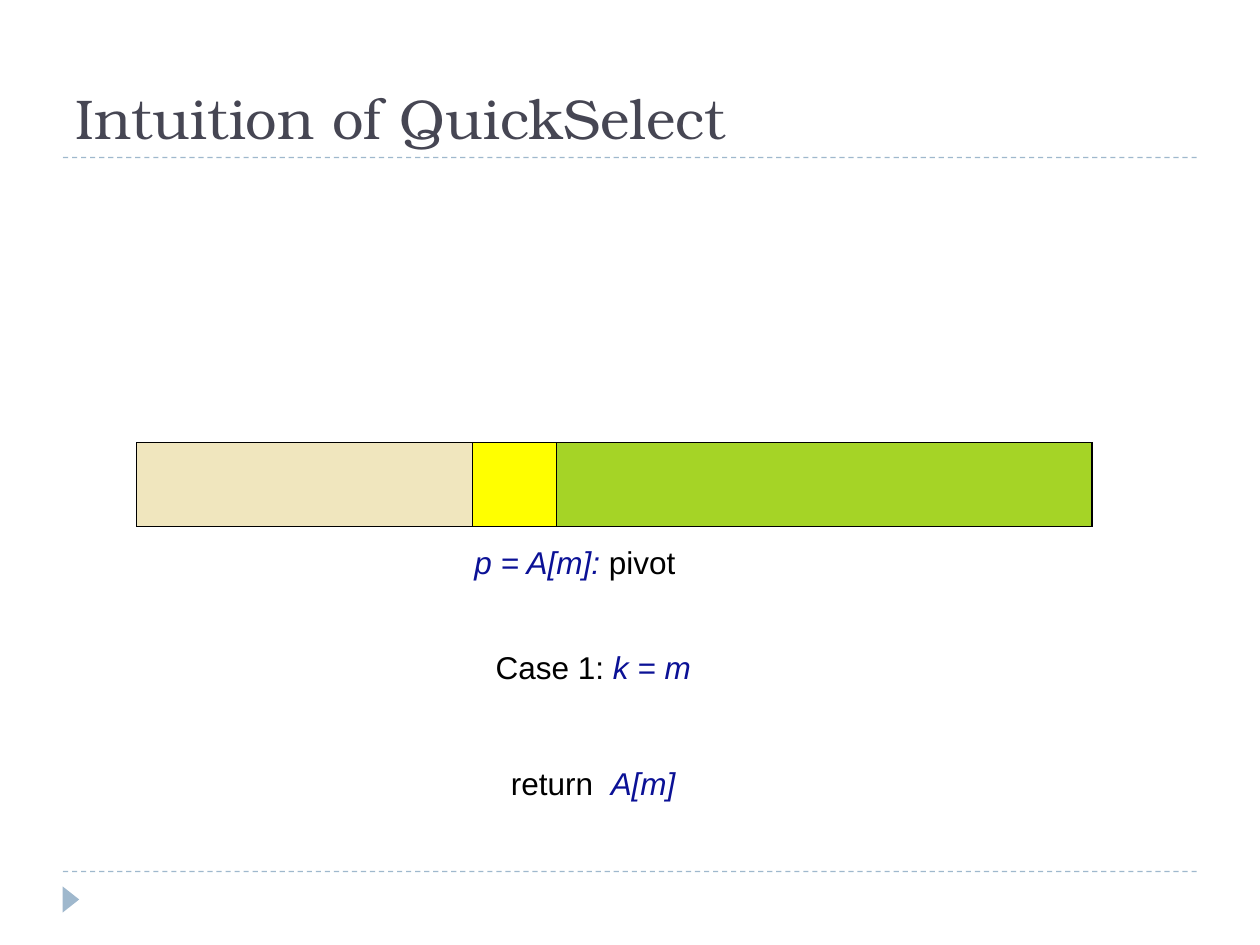
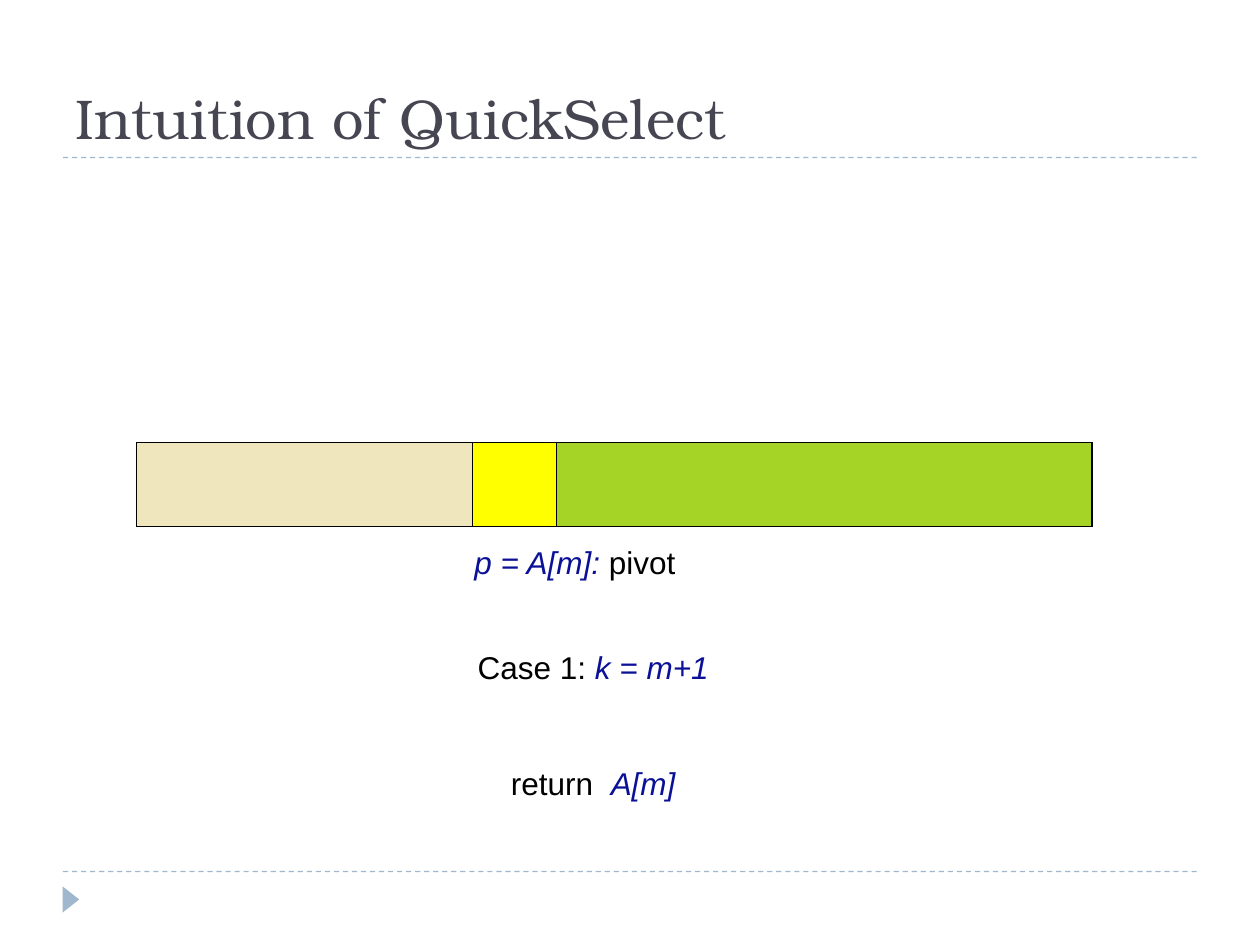
Before and after one commit to eldridgejm/dsc40b-2021-wi-public, a slide deck: slide 19 of published/lectures/07-quickselect/slides-wang.pptx (slide 20 before the commit). Drawn at 1260x945 pixels with LibreOffice and Linux fonts; fonts in the diff are those of the drawing; grey boxes stand for pictures. Boxes give left, top, right and bottom in pixels: in the first picture for what was removed or moved away, otherwise in the second. Text is boxed around its words. In the diff, an @@ line names an element or a change of style, - is before the commit and + after.

```diff
--- a/published/lectures/07-quickselect/slides-wang.pptx
+++ b/published/lectures/07-quickselect/slides-wang.pptx
@@ text at (478, 656, 709, 680): text changed @@
-Case 1: k = m
+Case 1: k = m+1
```
Also in this commit, not shown: 15 other slides changed, 10 slides added, 2 slides removed, 1 other file.
